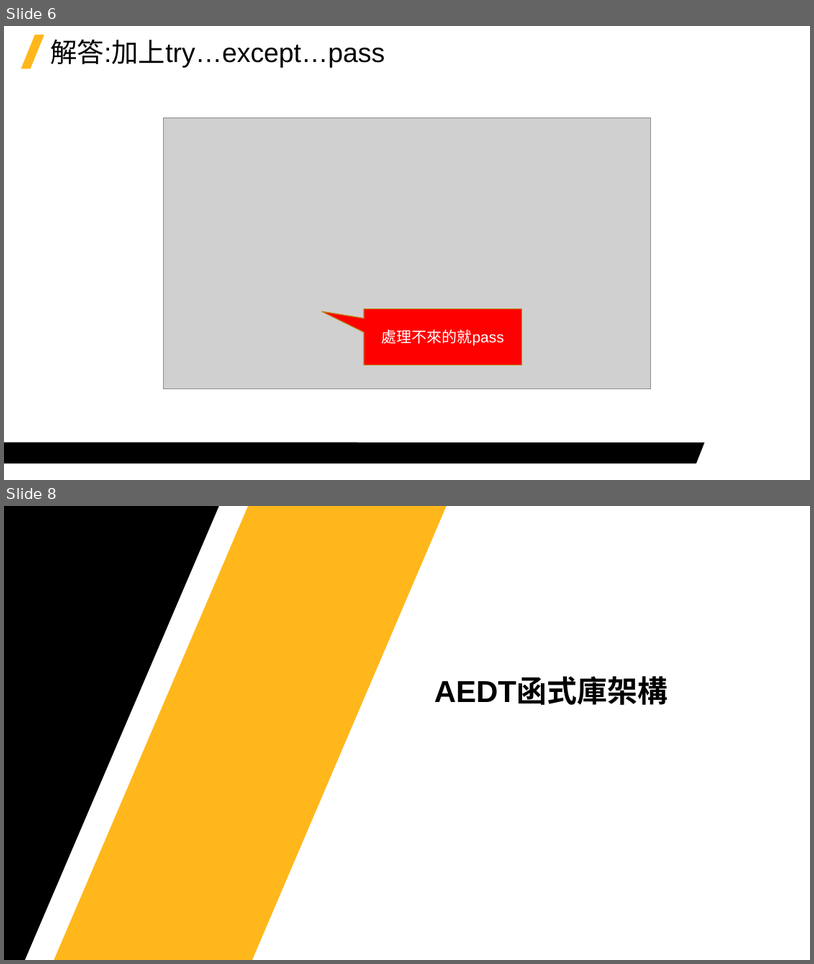
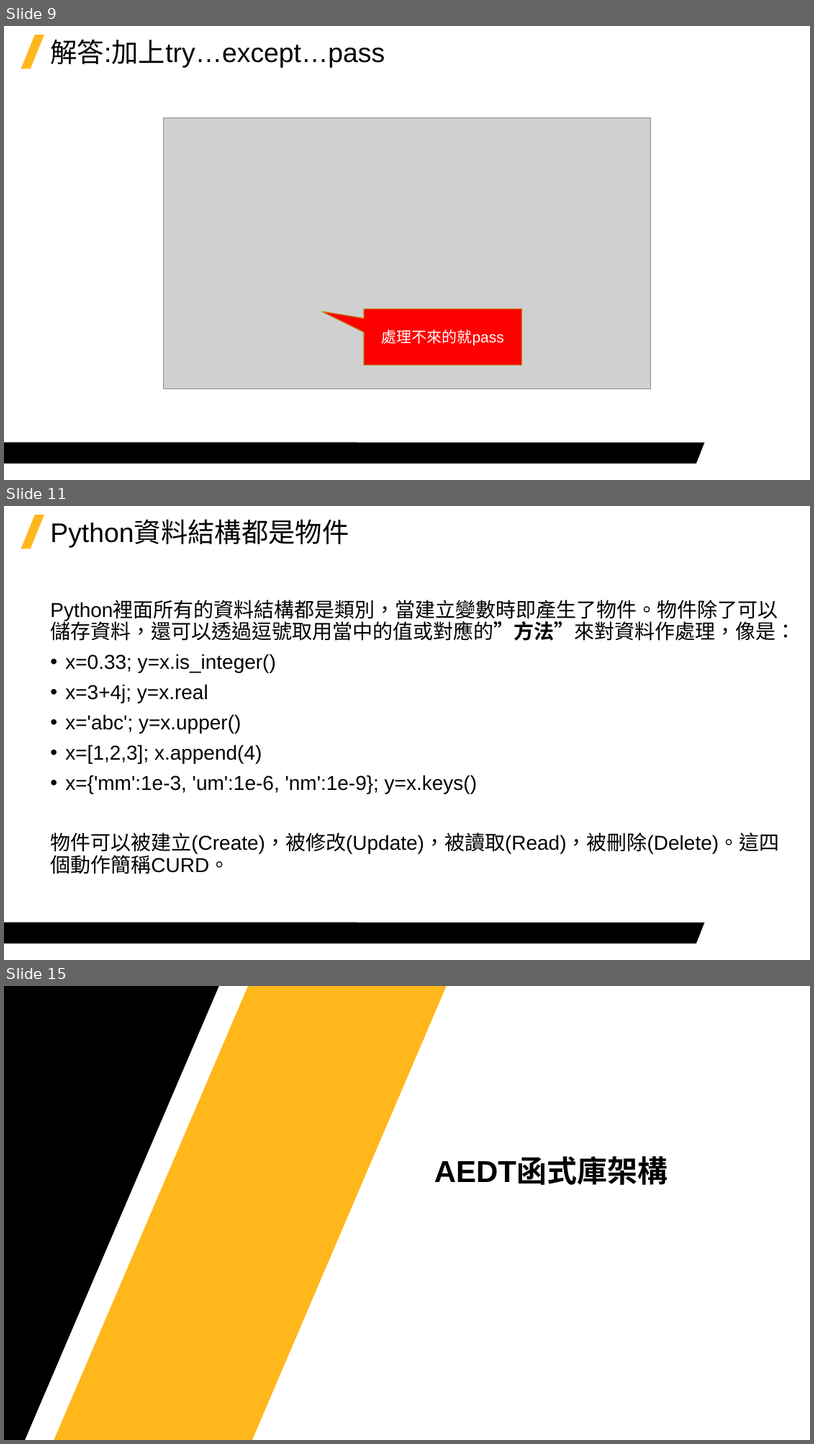
Before and after one commit to Jerrick-cheng/AEDT-Automation-Camp, a slide deck: 上課教材/Week4.pptx. Shown one above the other, each under a label of ours: slides 6 and 8 before the commit, slides 9, 11 and 15 after it; the slides between them are not shown. The pictures are 814x964 and 814x1444 pixels, drawn with LibreOffice and Linux fonts; fonts in the diff are those of the drawing; grey boxes stand for pictures; background and template pictures are left out. Boxes give left, top, right and bottom in pixels: in the first picture for what was removed or moved away, otherwise in the second. Text is boxed around its words. In the diff, an @@ line names an element or a change of style, - is before the commit and + after.

```diff
--- a/上課教材/Week4.pptx
+++ b/上課教材/Week4.pptx
@@ slide 11 added at <box>4,506,810,960</box>, background #FFFFFF; not listed: 2 template elements that a slide beside it also shows @@
@@ title added at <box>50,520,349,547</box>, 32 pt, text #000000 @@
+Python資料結構都是物件
@@ text added at <box>50,601,796,874</box>, 24 pt, text #000000 @@
+Python裡面所有的資料結構都是類別，當建立變數時即產生了物件。物件除了可以儲存資料，還可以透過逗號取用當中的值或對應的”方法”來對資料作處理，像是：
+• x=0.33; y=x.is_integer()
+• x=3+4j; y=x.real
+• x='abc'; y=x.upper()
+• x=[1,2,3]; x.append(4)
+• x={'mm':1e-3, 'um':1e-6, 'nm':1e-9}; y=x.keys()
+物件可以被建立(Create)，被修改(Update)，被讀取(Read)，被刪除(Delete)。這四個動作簡稱CURD。
@@ what was slide 6 is now slide 9 @@
@@ what was slide 8 is now slide 15 @@
```
Also in this commit, not shown: 5 slides changed, 6 other slides added, 2 other files.
